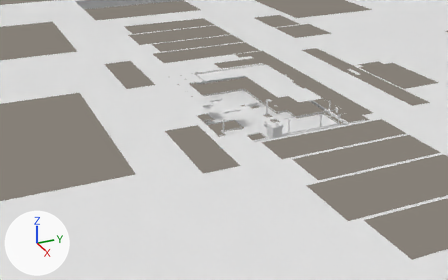
Renders of the Blender file art/blender/orison_ground.blend from each side of a commit.
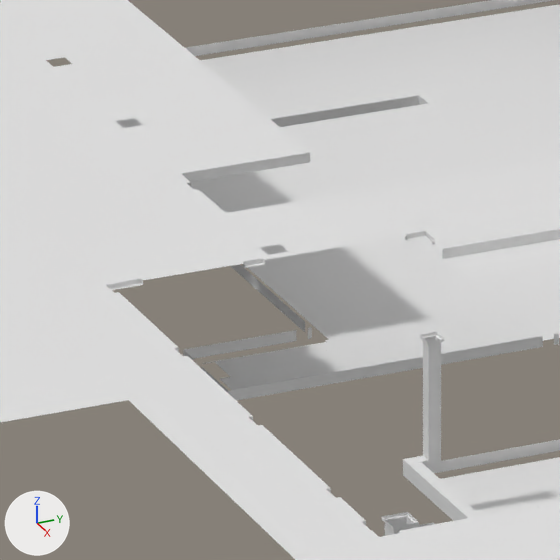
Each version is shown from a 50 mm lens placed at (108.99, -54.66, 44.53), pointed at (10.29, -10.25, -4.82), then close up on the part from 42% to 52% of the width and 33% to 50% of the height. The axes (+X, +Y, +Z) are drawn at lower left. The lights are the same throughout. The older version's two pictures come first.

In view in the first close-up: 'Court_asphalt_N1_P2', 'Court_asphalt_P0_P2', 'Court_asphalt_P0_P3', 'Court_asphalt_P1_P2', 'Court_asphalt_P1_P3', 'Court_asphalt_P2_P4', 'Court_asphalt_P4_P3', 'Court_soil_N2_P0', 'Court_soil_P0_P1', 'Court_soil_P0_P2', 'Court_soil_P1_P2', 'Court_soil_P1_P3', 'Court_soil_P2_P2' and 27 more.
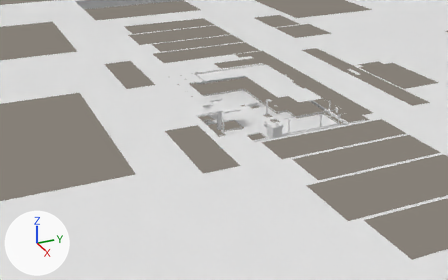
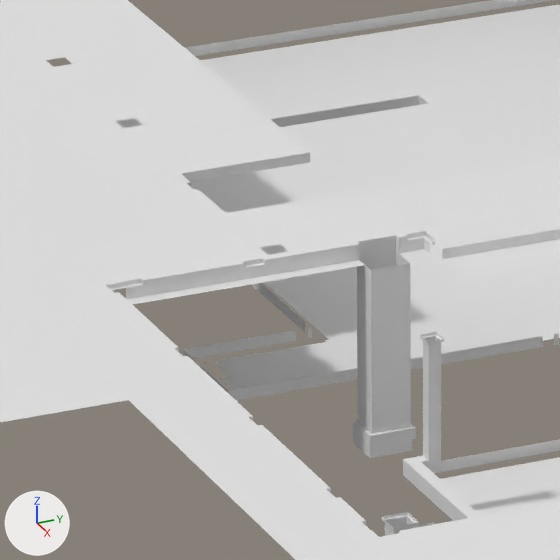
Where the newer file only moved an object's origin or applied its transform, the numbers keep the older frame.

Boxes [x1, y1, x2, y2] around the edits, measured in the close-ups (560 x 560 px; the box of a moved part takes in the faces that stretch with it):
'Court_asphalt_P1_P3', reshaped
    before: [0, 186, 268, 307]
    after: [0, 186, 269, 307]
'Court_soil_P2_P2', reshaped
    before: [403, 249, 560, 516]
    after: [368, 249, 560, 516]
'Court_asphalt_P1_P2', reshaped (20% taller)
    before: [186, 178, 504, 259]
    after: [186, 178, 504, 275]
'Court_soil_P1_P2', reshaped, moved (34% taller)
    before: [202, 236, 432, 400]
    after: [202, 236, 432, 456]
'Court_soil_P1_P3', reshaped
    before: [111, 263, 265, 290]
    after: [111, 263, 275, 304]
part 1 of me_court_asphalt_p1_p2, added
    after: [186, 185, 407, 275]
part 2 of me_court_soil_p1_p2, moved or reshaped
    both: [228, 357, 423, 400]
part 3 of me_court_soil_p1_p2, moved or reshaped
    before: [221, 336, 423, 388]
    after: [221, 341, 423, 388]
part 4 of me_court_soil_p1_p2, added
    after: [269, 238, 430, 456]
part 5 of me_court_asphalt_p1_p3, moved or reshaped
    before: [62, 186, 268, 284]
    after: [62, 186, 269, 296]
part 6 of me_court_soil_p1_p3, built on
    before: [123, 263, 265, 288]
    after: [123, 263, 275, 304]
part 7 of me_court_soil_p2_p2, added
    after: [368, 264, 416, 458]

Patch to the scene script:
```diff
--- a/art/blender/orison_ground.blend.py
+++ b/art/blender/orison_ground.blend.py
@@ me_court_asphalt_p1_p2 @@
-me_court_asphalt_p1_p2.from_pydata(...)  # 72 vertices, 18 faces; spans x -2.0..2.0, y -2.0..2.0, z -0.09..0.09
+me_court_asphalt_p1_p2.from_pydata(...)  # 100 vertices, 25 faces; spans x -2.0..2.0, y -2.0..2.0, z -0.19..0.09
+# me_court_asphalt_p1_p2 part 1: 28 vertices added at x -0.6..1.56, y -2.0..0.45, z -0.19..0.09
 me_court_asphalt_p1_p2.materials.append(mat_asphalt)
@@ me_court_soil_p1_p2 @@
-me_court_soil_p1_p2.from_pydata(...)  # 24 vertices, 6 faces; spans x -1.94..1.94, y -1.93..1.93, z -1.65..1.65
+me_court_soil_p1_p2.from_pydata(...)  # 88 vertices, 22 faces; spans x -2.0..2.0, y -2.0..2.0, z -1.75..1.75
+# me_court_soil_p1_p2 part 2: the loose piece of 4 vertices spanning x -0.54, y -1.93..1.93, z -1.65..-1.45 is moved by (-0.06, 0.07, 0.1)
+# me_court_soil_p1_p2 part 3: the loose piece of 4 vertices spanning x -1.94..-0.78, y -1.48..1.93, z -1.65 is moved by (-0.06, 0.07, 0.1)
+# me_court_soil_p1_p2 part 4: 64 vertices added at x 1.39..2.0, y -2.0..0.75, z -1.75..1.75
+# other edits to the shape of me_court_soil_p1_p2 do not show in these pictures
 me_court_soil_p1_p2.materials.append(mat_soil)
@@ me_court_asphalt_p1_p3 @@
-me_court_asphalt_p1_p3.from_pydata(...)  # 64 vertices, 16 faces; spans x -2.0..2.0, y -2.0..2.0, z -0.04..0.04
+me_court_asphalt_p1_p3.from_pydata(...)  # 72 vertices, 18 faces; spans x -2.0..2.0, y -2.0..2.0, z -0.24..0.04
+# me_court_asphalt_p1_p3 part 5
+# 5 faces are deleted
+# 8 vertices are added at x 1.56, y -0.2..2.0, z -0.24..0.04
+# 7 new faces join them
 me_court_asphalt_p1_p3.materials.append(mat_asphalt)
@@ me_court_soil_p1_p3 @@
 # verts and faces of me_court_soil_p1_p3; kept vertices keep their numbers, new ones are numbered from 16
-me_court_soil_p1_p3.from_pydata(...)  # 16 vertices, 4 faces; spans x -0.19..0.19, y -1.38..1.38, z 0.0
+me_court_soil_p1_p3.from_pydata(...)  # 28 vertices, 7 faces; spans x -0.19..0.19, y -1.38..1.44, z -0.2..0.0
+# me_court_soil_p1_p3 part 6
+delete_faces([(0, 1, 2, 3), (4, 5, 6, 7)])
+for new, old in zip([16, 17, 18], [2, 3, 7]): verts[new] = verts[old] + (0.0, 0.0, -0.2)
+for new, old in zip([19, 20, 21], [0, 1, 4]): verts[new] = verts[old] + (0.08, 0.0, 0.0)
+verts[22] = (-0.11, -1.06, 0.0)  # pixel (125, 287)
+verts[23] = (-0.11, -1.06, -0.2)  # pixel (126, 299)
+verts[24] = (-0.11, 1.44, -0.2)  # pixel (269, 275)
+verts[25] = (-0.11, -1.06, -0.2)  # pixel (126, 299)
+verts[26] = (0.13, -1.06, -0.2)  # pixel (131, 304)
+verts[27] = (0.13, 1.44, -0.2)  # pixel (274, 280)
+faces += [(2, 16, 17, 3), (7, 22, 23, 18), (0, 1, 20, 19), (4, 5, 6, 21), (24, 25, 26, 27)]
 me_court_soil_p1_p3.materials.append(mat_soil)
@@ me_court_soil_p2_p2 @@
-me_court_soil_p2_p2.from_pydata(...)  # 112 vertices, 28 faces; spans x -1.81..1.82, y -1.55..1.56, z -1.6..1.6
+me_court_soil_p2_p2.from_pydata(...)  # 156 vertices, 39 faces; spans x -2.18..1.82, y -1.55..1.56, z -1.8..1.6
+# me_court_soil_p2_p2 part 7
+# 28 vertices are added at x -2.18..-2.09, y -0.9..-0.09, z -1.8..-1.4
+# 10 new vertices lie (0.09, 0.0, 0.0) away from vertices in x -2.18, y -0.9..-0.09, z -1.8..-1.4
+# 6 new vertices lie (0.0, 0.0, 2.9) away from vertices in x -2.18..-2.15, y -0.84..-0.14, z -1.4
+# 11 new faces join them
 me_court_soil_p2_p2.materials.append(mat_soil)
@@ ob_court_soil_p1_p2 @@
 ob_court_soil_p1_p2 = bpy.data.objects.new('Court_soil_P1_P2', me_court_soil_p1_p2)
-ob_court_soil_p1_p2.location = (5.94, -9.93, -1.75)
+ob_court_soil_p1_p2.location = (6.0, -10.0, -1.85)
```
